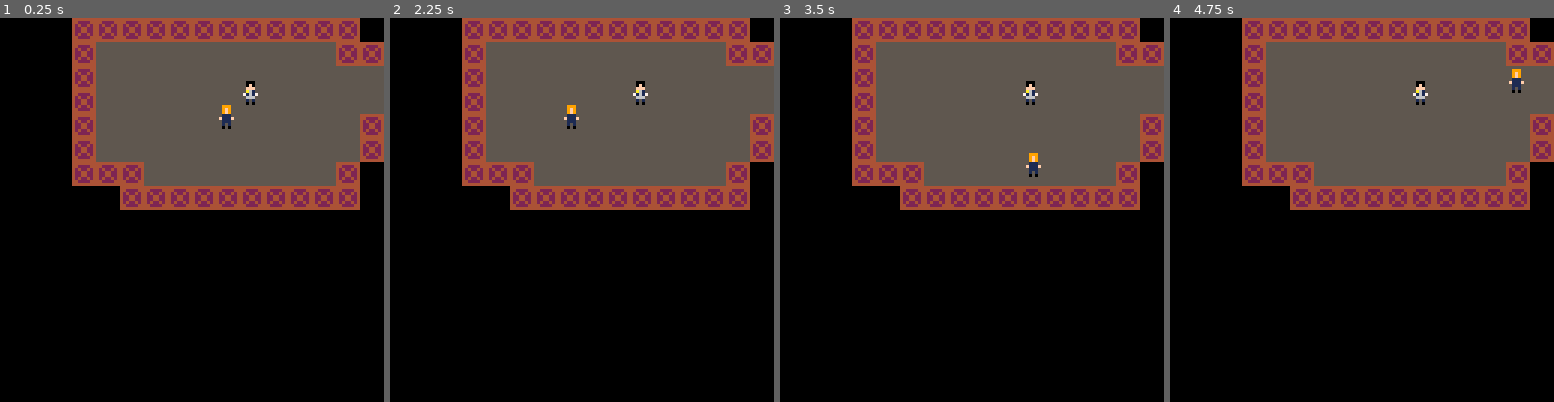
Above: before the commit, frames 1-4 (left to right).
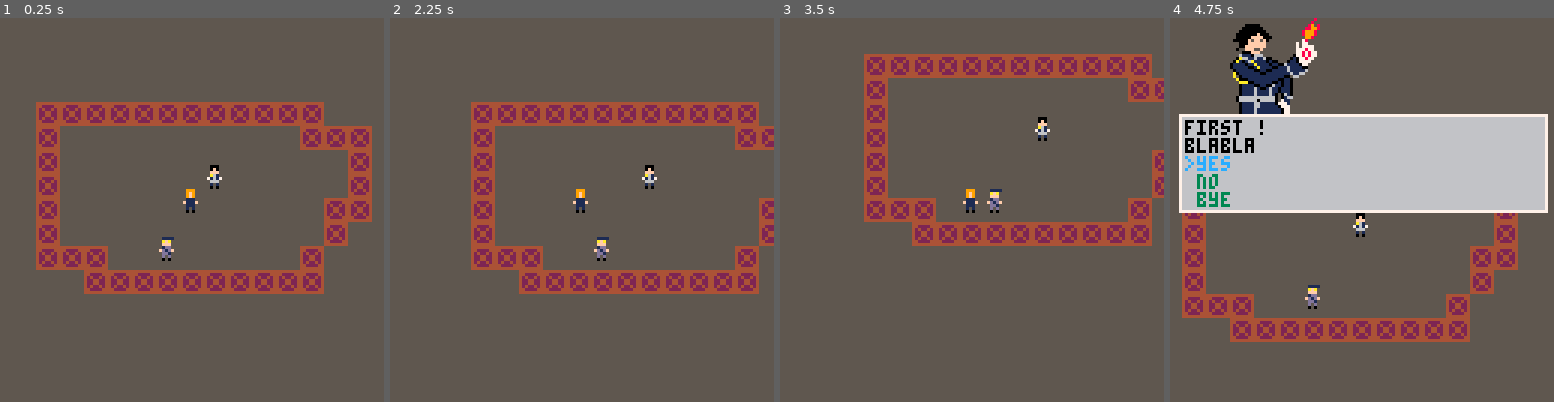
Above: after the commit, the same moments.

Repository: cpiod/mystery-in-amestris
Game: PICO-8 cartridge santa.p8
The game is run twice, just before and just after one commit, with the same random seed, the same clock (stepped at 60 frames per second) and the same inputs.
Inputs:
- Up to frame 1 (0.25 s): no input
- Up to frame 2 (2.25 s): tap O (Z key) at 0.33, 0.7, 1.43, 2.22 s; hold Left from 1.97 s (still down)
- Up to frame 3 (3.5 s): release Left at 2.37 s; hold Down 2.42-2.82 s; hold Right from 2.87 s (still down); tap O (Z key) at 3.1 s
- Up to frame 4 (4.75 s): release Right at 3.53 s; hold Up 3.58-4.08 s; tap O (Z key) at 3.98 s; hold Right 4.13-4.53 s; hold Down from 4.58 s (still down)

The runs differ from the first frame. In frame 1, 79% of the frame differs, in the area x 0-100%, y 0-100%; in frame 2, 80%; in frame 3, 80%; in frame 4, 88%.

Commit message:
Portrait in dialog

Diff:
--- a/santa.p8
+++ b/santa.p8
@@ -16,19 +16,20 @@
 -- 2: dialog
  mode=1
 
-
  -- npc number:
  -- 1=mustang
  -- 2=postman
  -- 3=apprentice
- npc={{id=1,x=10,y=3}}
+ npc={{id=1,x=10,y=3},{id=2,x=8,y=6}}
 end
 
 function _draw()
- cls(0)
+ camx=p.x-60
+ camy=p.y-60
+ camera(camx,camy)
+ cls(5)
 	palt(0,false)
 	palt(14,true)
-	--sspr(0,96,32,32,0,20,64,64)
 	--sspr(32,96,32,32,64,20,64,64,true)
 
 	map()
@@ -49,15 +50,20 @@
  if(btnp(⬆️) and slct>1) slct-=1
  if(btnp(⬇️) and slct<#a) slct+=1
  if btnp(🅾️) then
-  nb=path[nb][slct]
+  nb=path[slct]
   if(nb==0 or nb==nil) mode=1 else change_dial()
  end
 end
 
 function change_dial()
  slct=1
- d,a=dall[nb],aall[nb]
- if(a==nil) a={"bye"}
+ if dall[chat]==nil then
+  -- nothing to say
+  mode=1
+ else
+  d,a,path=dall[chat][nb],aall[chat][nb],pall[chat][nb]
+  if(a==nil) a={"bye"}
+ end
 end
 
 function start_dial(id)
@@ -76,6 +82,7 @@
 	 if(btn(➡️)) p.o=3 x+=8
 	 if(btn(⬅️)) p.o=2 x-=8
 	 if(x!=p.x)y=p.y
+	 -- check collision
 	 if(fget(mget(x/8,y/8),0)) x,y=p.x,p.y
 	 for n in all(npc) do
 	 -- npc in path: stop moving, start chatting
@@ -91,19 +98,21 @@
 end
 -->8
 --dialog
-dall={"first !\nblabla","you said yes","you said no"}
-aall={{"yes","no","bye"},{"again","bye"}}
-path={{2,3},{1},{}}
+dmust={"first !\nblabla","you said yes","you said no"}
+dall={dmust}
+amust={{"yes","no","bye"},{"again","bye"}}
+aall={amust}
+pmust={{2,3},{1},{}}
+pall={pmust}
 slct=1
 
--- when a={}: add bye
-
--- chat: character id
+faces={192,196,200,204}
 -- nb: text id
 -- d=text, list of lines
 -- a=answers, list of lines
 -- s=current selected answers
 function prt_dial()
+ spr(faces[chat],camx+20,camy,4,4)
  local i=0
  for n=1,#d do
   if(sub(d,n,n)=="\n") i+=1
@@ -113,10 +122,10 @@
    if(sub(t,n,n)=="\n") i+=1
   end
  end
- local maxy = 11+6*(i+#a)
- rectfill(3,3,125,maxy,6)
- rect(3,3,125,maxy,7)
- cursor(5,5,0)
+ local maxy=8+6*(i+#a)
+ rectfill(3+camx,32+camy,125+camx,maxy+camy+32,6)
+ rect(3+camx,32+camy,125+camx,maxy+camy+32,7)
+ cursor(5+camx,34+camy,0)
  print(d)
  for i=1,#a do
   if i==slct then
